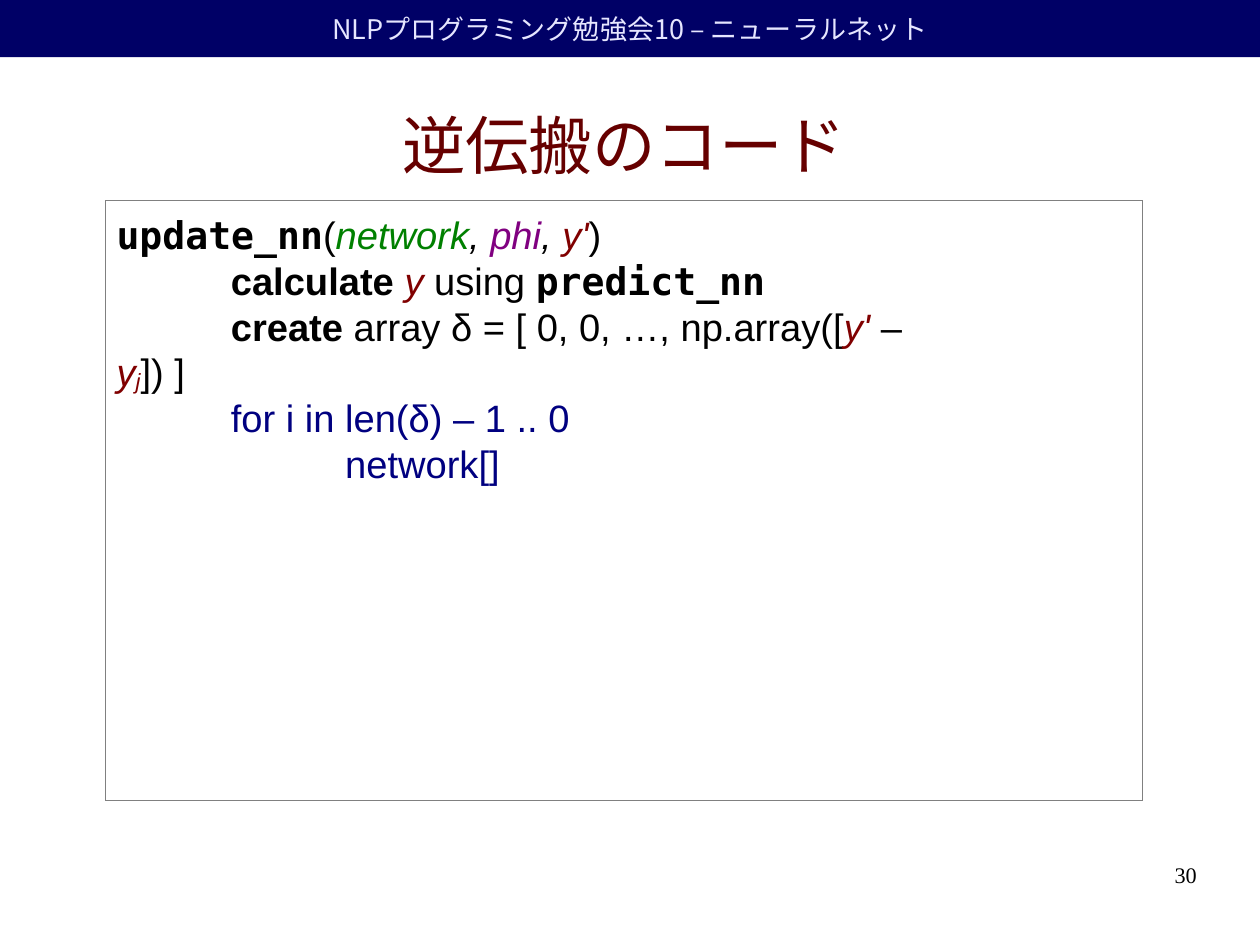
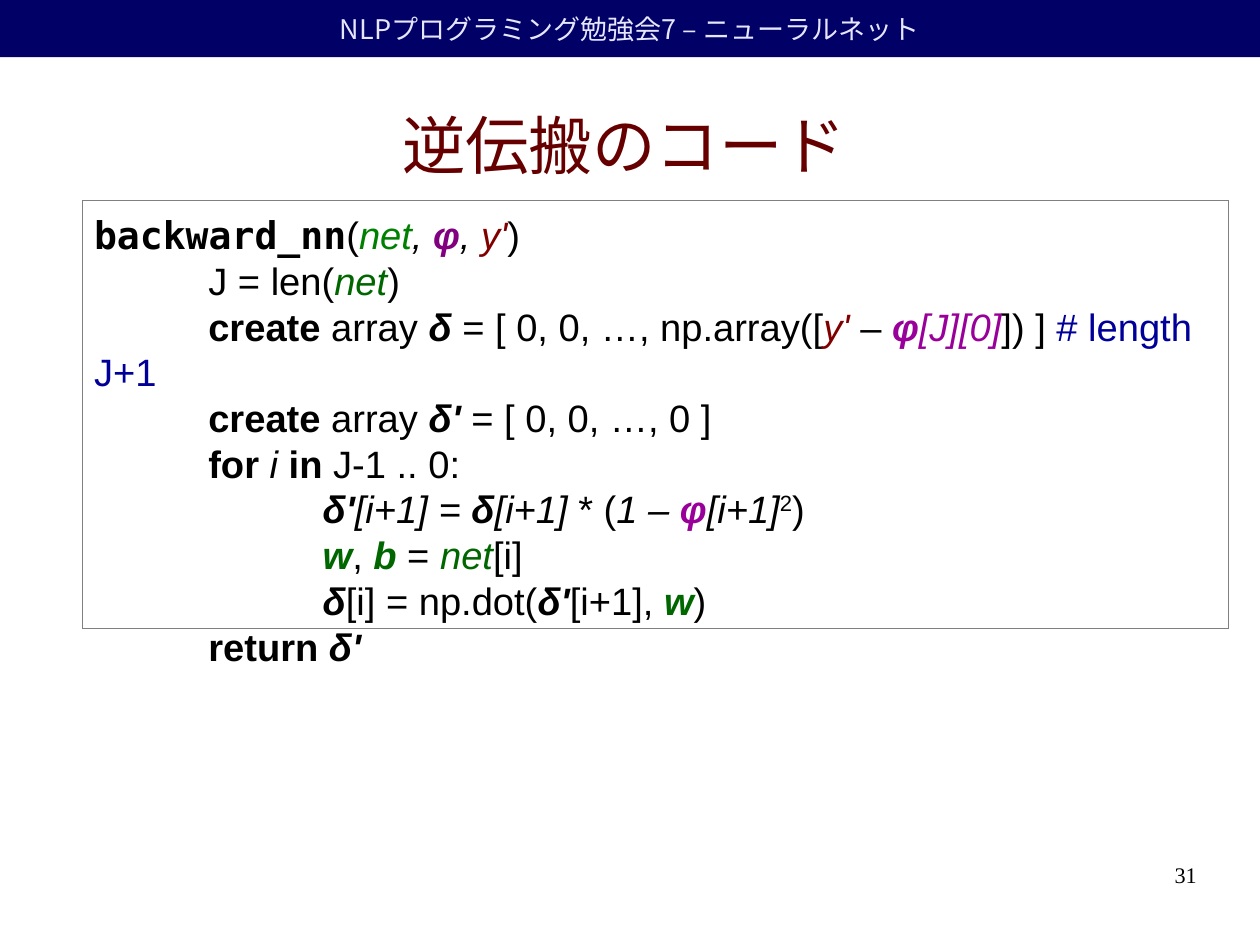
Before and after one commit to duffrind/nlppractice, a slide deck: slide 31 of download/07-nn/nlp-programming-ja-07-nn.odp (slide 30 before the commit). Drawn at 1260x945 pixels with LibreOffice and Linux fonts; fonts in the diff are those of the drawing; background and template pictures are left out. Boxes give left, top, right and bottom in pixels: in the first picture for what was removed or moved away, otherwise in the second. Text is boxed around its words. In the diff, an @@ line names an element or a change of style, - is before the commit and + after.

```diff
--- a/download/07-nn/nlp-programming-ja-07-nn.odp
+++ b/download/07-nn/nlp-programming-ja-07-nn.odp
@@ text in rectangle at box(340, 16, 919, 41): text changed @@
-NLPプログラミング勉強会10 – ニューラルネット
+NLPプログラミング勉強会7 – ニューラルネット
@@ rectangle: place and size @@
-rectangle at box(105, 200, 1143, 800)
+rectangle at box(82, 200, 1229, 629)
@@ text at box(94, 220, 1192, 662): text changed @@
-update_nn(network, phi, y')
-calculate y using predict_nn
-create array δ = [ 0, 0, …, np.array([y' – yj]) ]
-for i in len(δ) – 1 .. 0
-network[]
+backward_nn(net, φ, y')
+J = len(net)
+create array δ = [ 0, 0, …, np.array([y' – φ[J][0]]) ] # length J+1
+create array δ' = [ 0, 0, …, 0 ]
+for i in J-1 .. 0:
+δ'[i+1] = δ[i+1] * (1 – φ[i+1]2)
+w, b = net[i]
+δ[i] = np.dot(δ'[i+1], w)
+return δ'
@@ page number at box(1175, 868, 1197, 884): text changed @@
-30
+31
```
Also in this commit, not shown: 33 other slides changed, 7 slides added, 1 slide removed, 3 other files.
